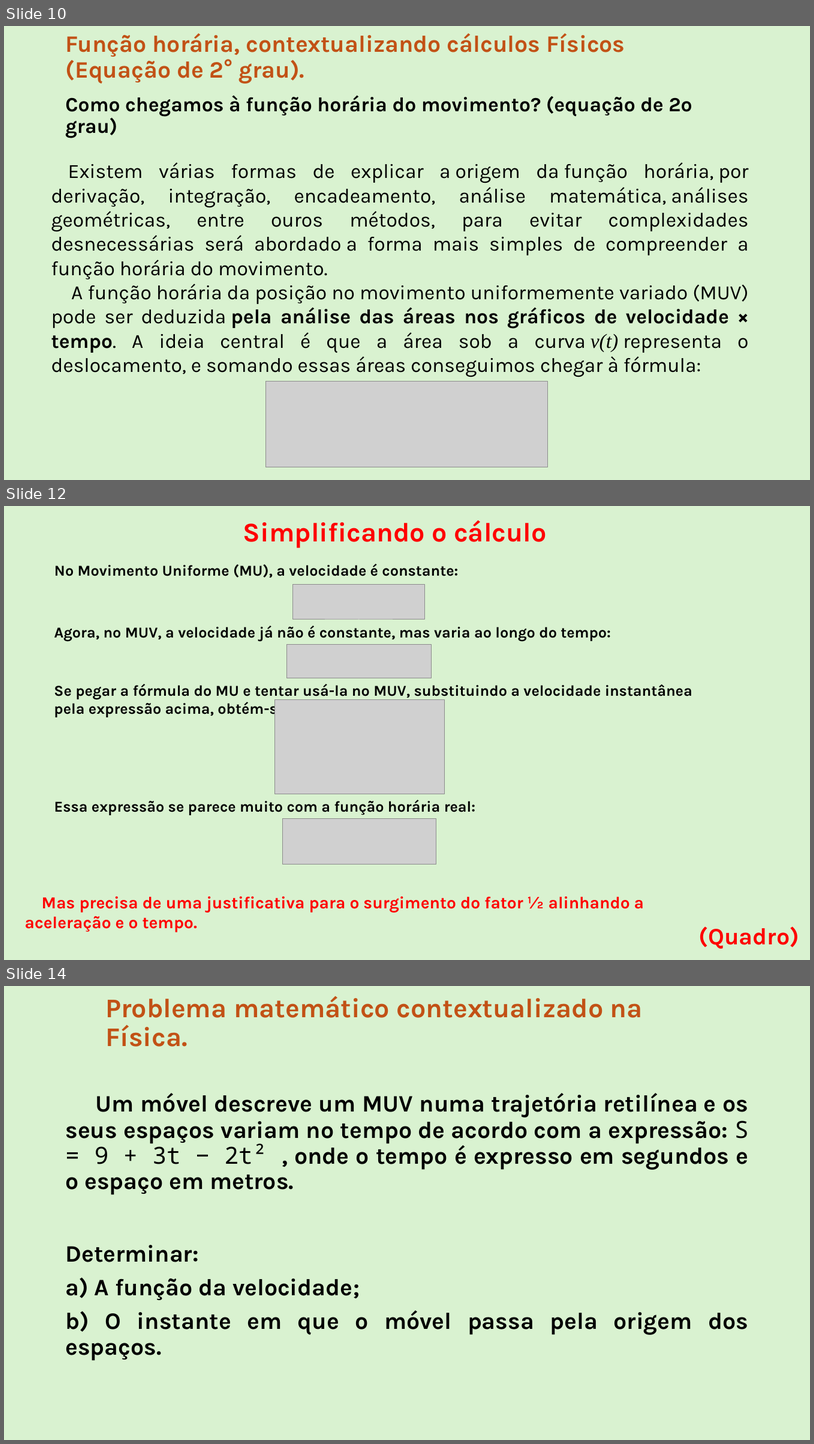
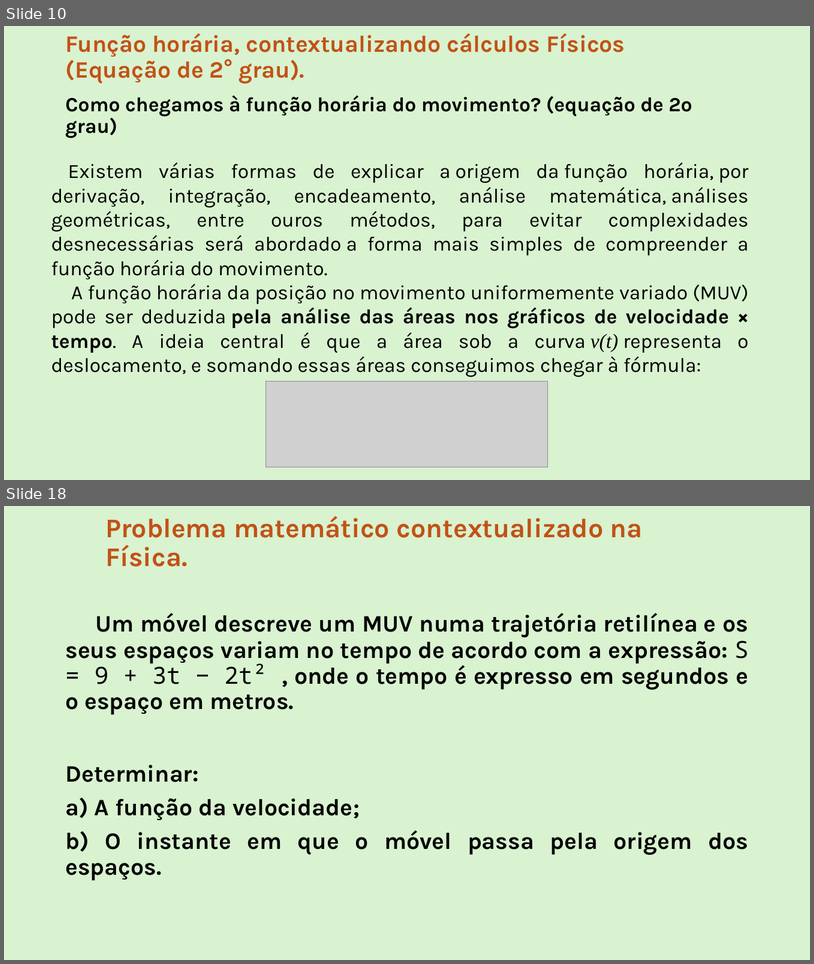
Before and after one commit to Rafael-Silva-Natal/IFRN_apresentacoes, a slide deck: Downloads/Matematica Fundamental.pptx. Shown one above the other, each under a label of ours: slides 10, 12 and 14 before the commit, slides 10 and 18 after it; the slides between them are not shown. The pictures are 814x1444 and 814x964 pixels, drawn with LibreOffice and Linux fonts; fonts in the diff are those of the drawing; grey boxes stand for pictures. Boxes give left, top, right and bottom in pixels: in the first picture for what was removed or moved away, otherwise in the second. Text is boxed around its words. In the diff, an @@ line names an element or a change of style, - is before the commit and + after.

```diff
--- a/Downloads/Matematica Fundamental.pptx
+++ b/Downloads/Matematica Fundamental.pptx
@@ slide 12 removed at <box>4,506,810,960</box>, background #D9F2D0 @@
@@ title removed at <box>243,520,546,548</box> @@
-Simplificando o cálculo
@@ text removed at <box>54,564,458,578</box> @@
-No Movimento Uniforme (MU), a velocidade é constante:
@@ picture removed at <box>293,584,425,619</box> @@
@@ text removed at <box>54,625,611,642</box> @@
-Agora, no MUV, a velocidade já não é constante, mas varia ao longo do tempo:
@@ picture removed at <box>287,645,432,678</box> @@
@@ text removed at <box>54,684,693,718</box> @@
-Se pegar a fórmula do MU e tentar usá-la no MUV, substituindo a velocidade instantânea pela expressão acima, obtém-se:
@@ picture removed at <box>275,700,444,793</box> @@
@@ text removed at <box>54,799,476,815</box> @@
-Essa expressão se parece muito com a função horária real:
@@ picture removed at <box>283,818,437,864</box> @@
@@ text removed at <box>25,896,644,932</box> @@
-Mas precisa de uma justificativa para o surgimento do fator ½ alinhando a aceleração e o tempo.
@@ text removed at <box>699,926,800,948</box> @@
-(Quadro)
@@ what was slide 14 is now slide 18 @@
```
Also in this commit, not shown: 7 slides added, 2 other slides removed, 4 other files.
